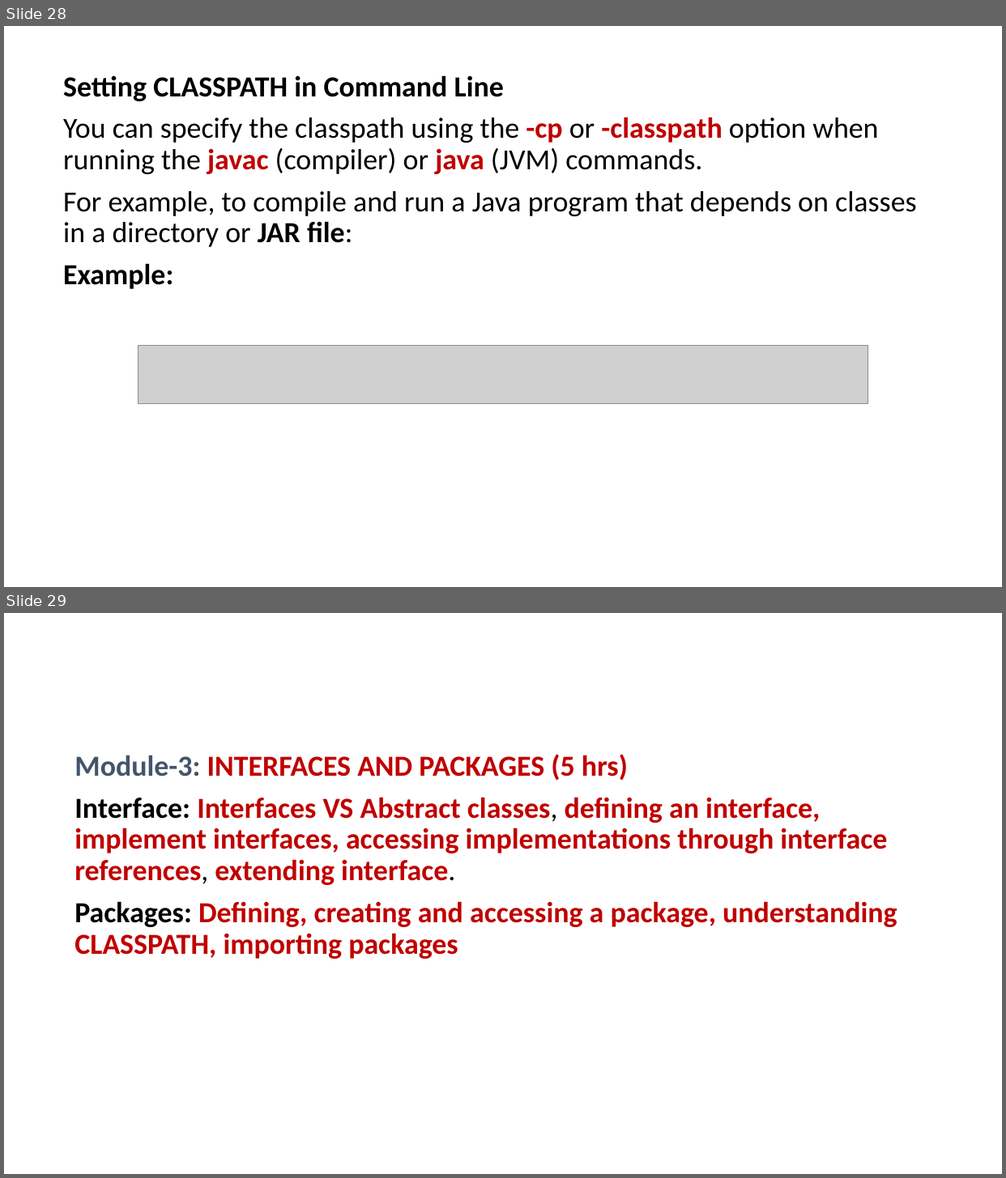
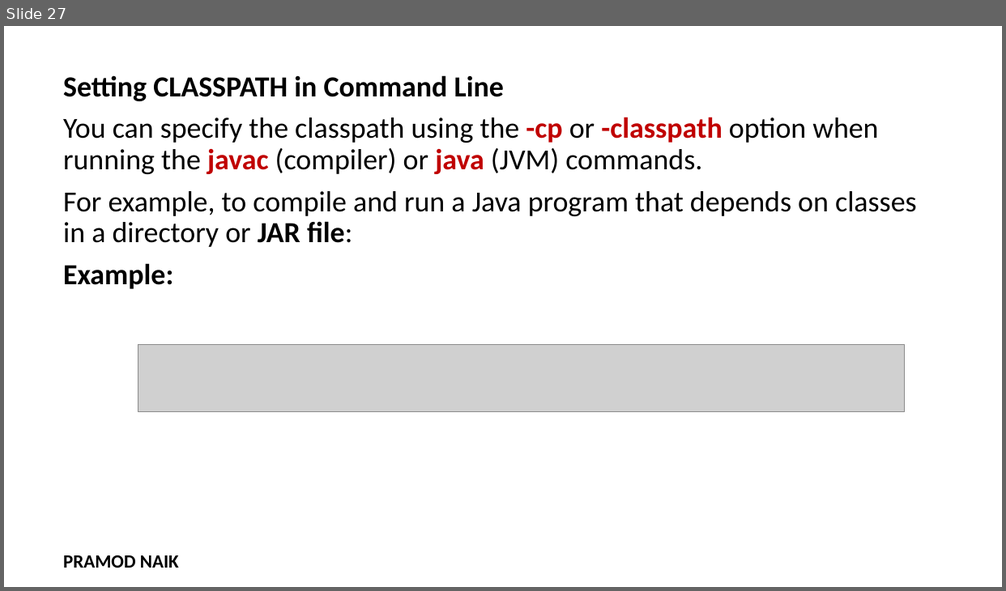
Before and after one commit to PRAMOD-VISHNU-NAIK/MCA-2nd-Sem-Shridevi-College, a slide deck: Theory Class-Notes/Complete Syllabus and Notes/PPT/Module-3 Interfaces and Packages.pptx. Shown one above the other, each under a label of ours: slides 28 and 29 before the commit, slide 27 after it. The pictures are 1006x1178 and 1006x591 pixels, drawn with LibreOffice and Linux fonts; fonts in the diff are those of the drawing; grey boxes stand for pictures; background and template pictures are left out. Boxes give left, top, right and bottom in pixels: in the first picture for what was removed or moved away, otherwise in the second. Text is boxed around its words. In the diff, an @@ line names an element or a change of style, - is before the commit and + after.

```diff
--- a/Theory Class-Notes/Complete Syllabus and Notes/PPT/Module-3 Interfaces and Packages.pptx
+++ b/Theory Class-Notes/Complete Syllabus and Notes/PPT/Module-3 Interfaces and Packages.pptx
@@ slide 29 removed at [4,613,1002,1174], background #FFFFFF @@
@@ text removed at [74,754,897,959] @@
-Module-3: INTERFACES AND PACKAGES (5 hrs)
-Interface: Interfaces VS Abstract classes, defining an interface, implement interfaces, accessing implementations through interface references, extending interface.
-Packages: Defining, creating and accessing a package, understanding CLASSPATH, importing packages
@@ what was slide 28 is now slide 27 @@
@@ slide 27 changed as well @@
@@ picture: place and size @@
-picture at [138,346,868,404]
+picture at [138,345,906,412]
@@ text added at [63,556,179,568], 18 pt, text #000000, bold @@
+PRAMOD NAIK
```
Also in this commit, not shown: 26 other slides changed, 1 slide added, 2 other slides removed, 39 other files.
